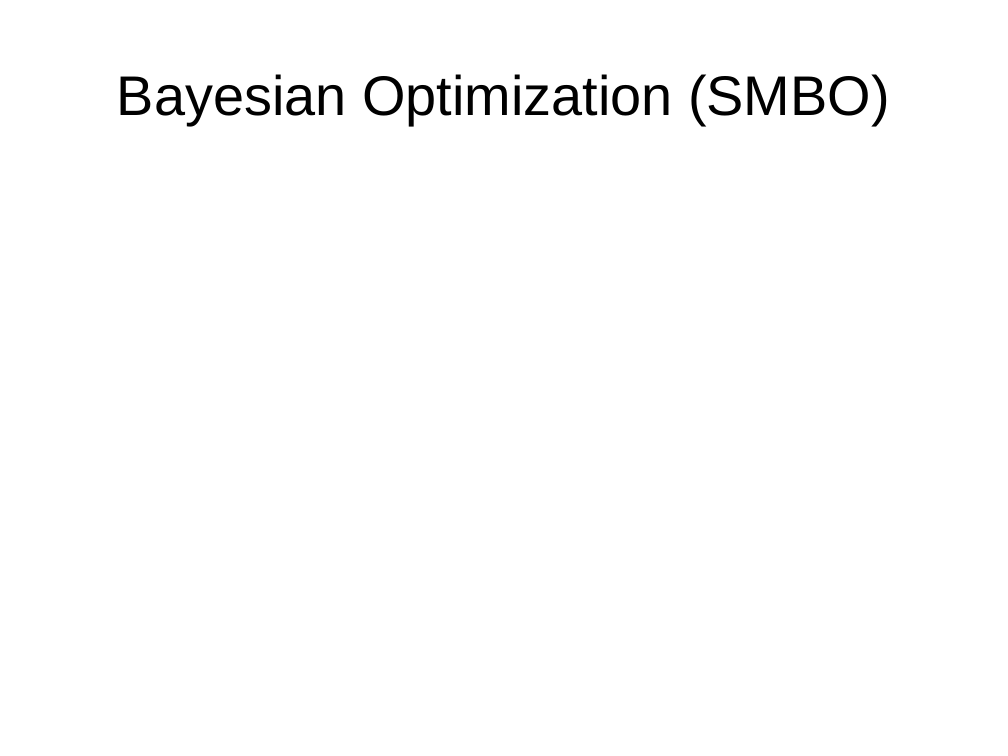
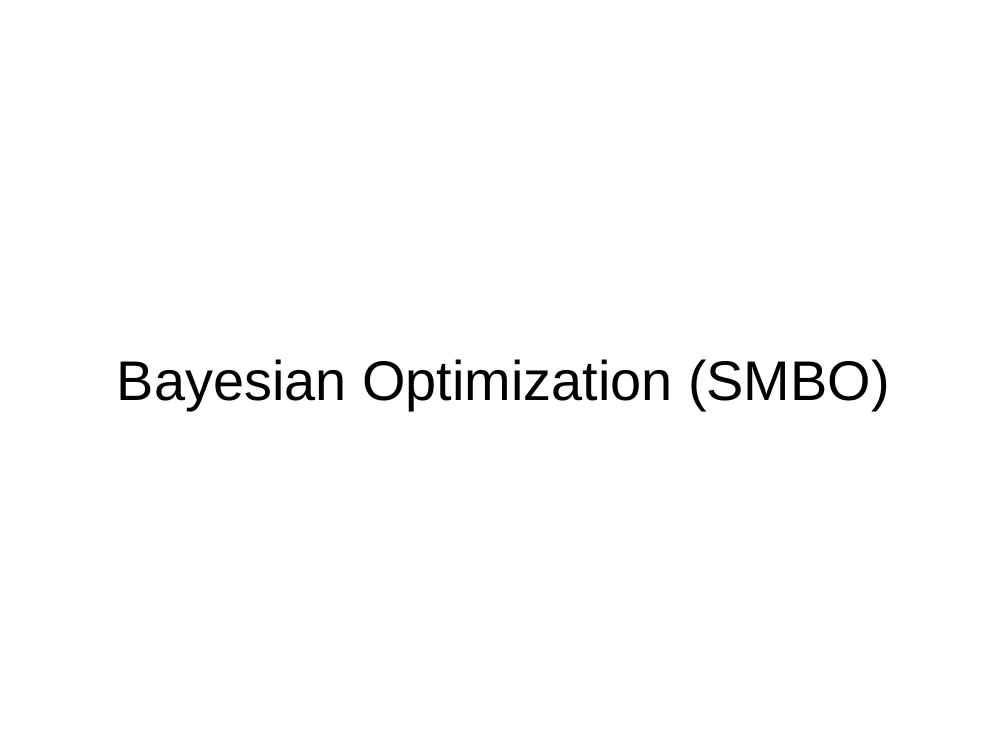
Before and after one commit to amueller/talks_odt, a slide deck: slide 19 of 2017/automating_machine_learning_with_the_best.odp. Drawn at 1008x756 pixels with LibreOffice and Linux fonts; fonts in the diff are those of the drawing. Boxes give left, top, right and bottom in pixels: in the first picture for what was removed or moved away, otherwise in the second. Text is boxed around its words. In the diff, an @@ line names an element or a change of style, - is before the commit and + after.

```diff
--- a/2017/automating_machine_learning_with_the_best.odp
+++ b/2017/automating_machine_learning_with_the_best.odp
@@ title "Bayesian Optimization (SMBO)": place and size @@
-title "Bayesian Optimization (SMBO)" at (117,74,890,125)
+title "Bayesian Optimization (SMBO)" at (117,359,890,410)
```
Also in this commit, not shown: 15 other slides changed, 4 slides added, 4 slides removed, 2 other files.
